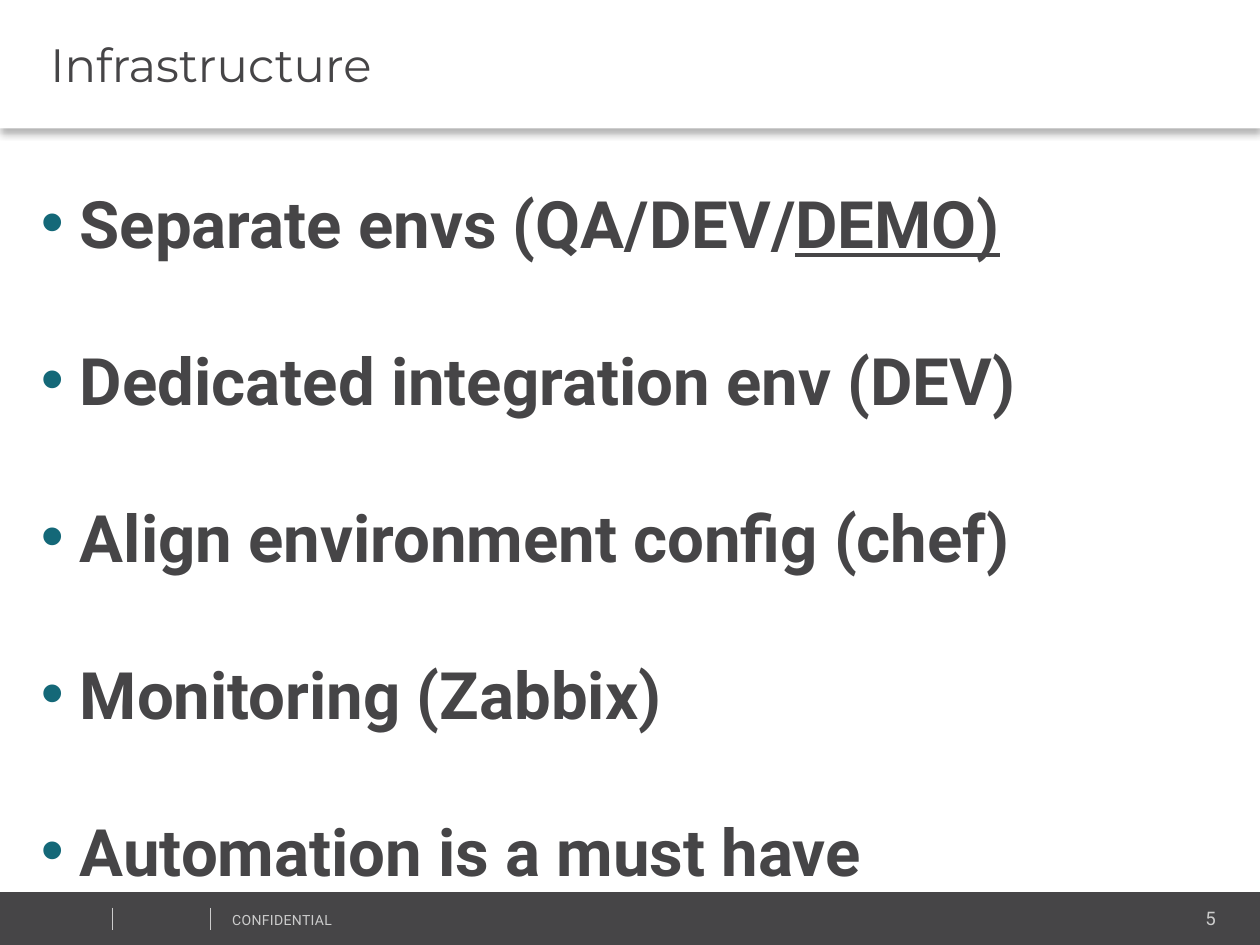
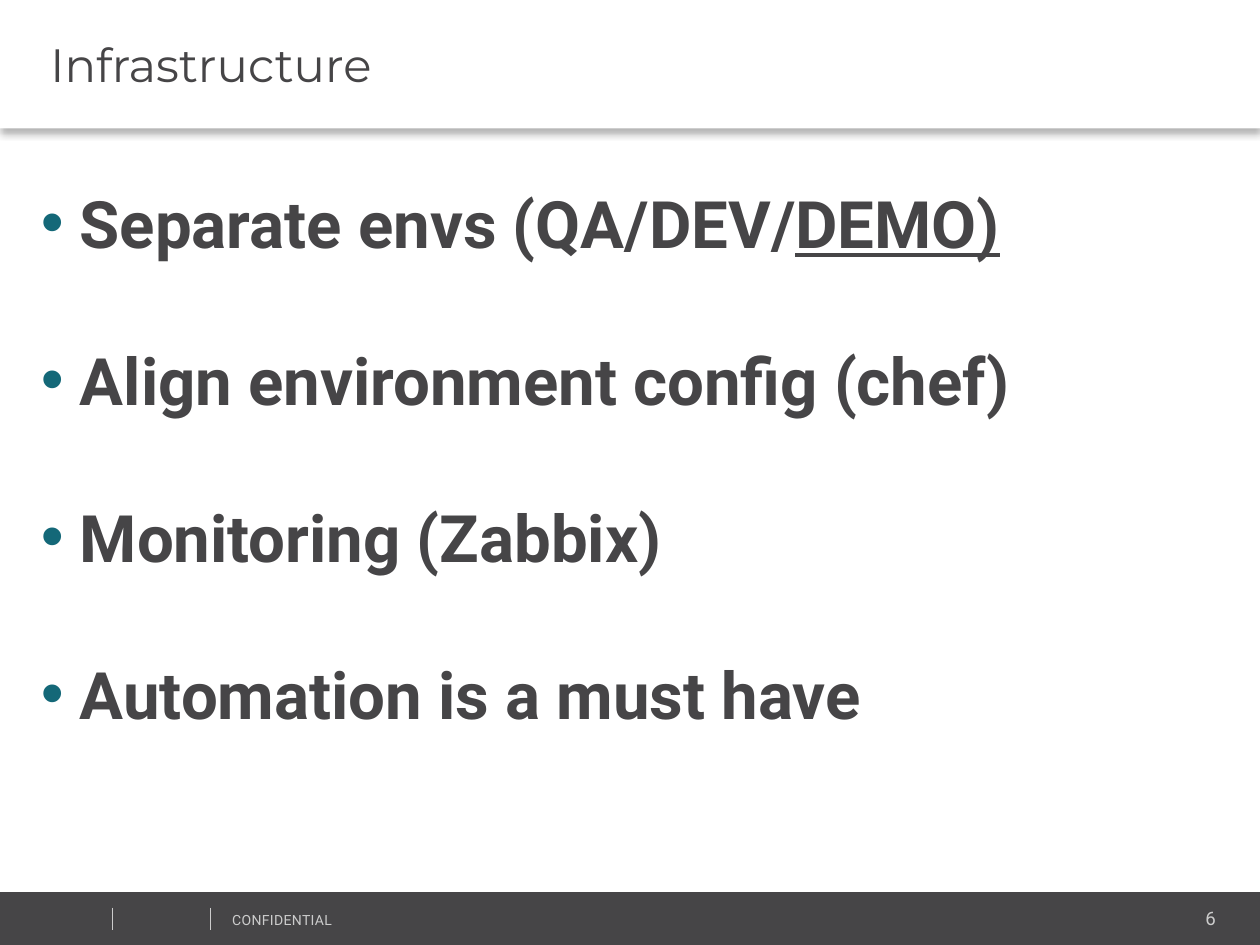
Before and after one commit to vitali-kviatkouski/personal, a slide deck: slide 6 of MicroservicesITWeek2017.pptx (slide 5 before the commit). Drawn at 1260x945 pixels with LibreOffice and Linux fonts; fonts in the diff are those of the drawing; background and template pictures are left out. Boxes give left, top, right and bottom in pixels: in the first picture for what was removed or moved away, otherwise in the second. Text is boxed around its words. In the diff, an @@ line names an element or a change of style, - is before the commit and + after.

```diff
--- a/MicroservicesITWeek2017.pptx
+++ b/MicroservicesITWeek2017.pptx
@@ text at (80,353,1016,420): paragraph removed @@
-• Dedicated integration env (DEV)
@@ page number at (1205,912,1215,925): text changed @@
-5
+6
```
Also in this commit, not shown: 4 other slides changed, 3 slides added, 1 other file.
